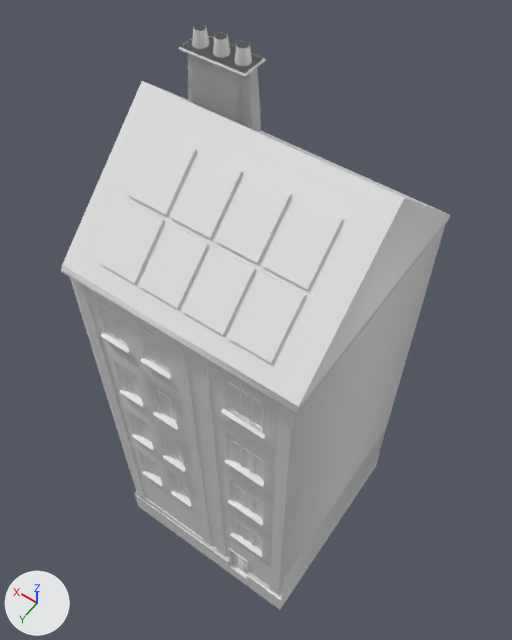
What one commit did to the Blender file rnc_source_files/Apartments/Variant1/Straight9/rnc_apt_v1_s9_c1_f5.blend.
Rendered twice from a camera (50 mm lens) standing at (-9.4, 13.5, 34.6) and looking at (0.7, -0.7, 12.3). Every picture has the same lights, and +X, +Y and +Z are marked at lower left. Materials are left out; every surface is plain grey.

Objects in the first picture: '1_Chimney-2', '1_Frame_Ground-Floor', '1_Roof', '1_Solar-Panel', '1_Upper-Floors', '2_Chimney-2', '3_Chimney-2'.
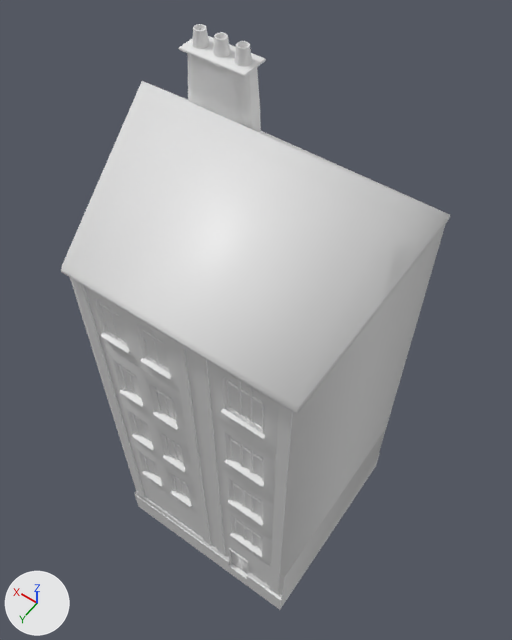
What differs and where, as boxes [x1, y1, x2, y2] in the pictures (512 x 640 px):
'1_Solar-Panel', deleted: before [98, 131, 343, 363]
'1_Chimney-2', deleted: before [157, 24, 445, 213]
'3_Chimney-2', deleted: before [148, 36, 443, 212]
'2_Chimney-2', deleted: before [193, 24, 249, 48]
part 1 of me_plane_030, added: after [234, 41, 252, 66]
part 2 of me_plane_030, added: after [213, 32, 230, 57]
part 3 of me_plane_030, added: after [192, 24, 209, 49]
part 4 of me_plane_030, built on: before [63, 95, 404, 407]; after [63, 36, 438, 407]

The change, as a list of edits to the scene's bpy script:
```text
Change me_plane_030:
    used by ob_1_roof; parent = ob_roof; location = (0.0, 0.0, 0.0)
    remove me_plane_030.from_pydata(...)  # 26 vertices, 25 faces; spans x -4.51..4.5, y -4.74..4.74, z 17.5..22.0
    add me_plane_030.from_pydata(...)  # 286 vertices, 296 faces; spans x -4.51..4.5, y -4.74..4.74, z 17.5..23.93
    me_plane_030 part 1: a new loose piece of 64 vertices spanning x 0.99..1.49, y -1.05..-0.55, z 23.43..23.93
    me_plane_030 part 2: a new loose piece of 64 vertices spanning x 1.74..2.24, y -1.05..-0.55, z 23.43..23.93
    me_plane_030 part 3: a new loose piece of 64 vertices spanning x 2.49..2.99, y -1.05..-0.55, z 23.43..23.93
    me_plane_030 part 4
    4 vertices are removed from x -4.5..4.5, y 0.0..4.63, z 17.83..22.0
    1 face is deleted
    72 vertices are added at x 0.79..3.19, y -1.3..-0.3, z 20.83..23.43
    86 new faces join them
Remove ob_1_chimney_2:
    ob_1_chimney_2 = bpy.data.objects.new('1_Chimney-2', me_cube_061)
    ob_1_chimney_2.parent = ob_chimney_2
    ob_1_chimney_2.location = (0.0, 0.0, 0.0)
Remove ob_2_chimney_2:
    ob_2_chimney_2 = bpy.data.objects.new('2_Chimney-2', me_cube_062)
    ob_2_chimney_2.parent = ob_chimney_2
    ob_2_chimney_2.location = (0.0, 0.0, 0.0)
Remove ob_3_chimney_2:
    ob_3_chimney_2 = bpy.data.objects.new('3_Chimney-2', me_cube_063)
    ob_3_chimney_2.parent = ob_chimney_2
    ob_3_chimney_2.location = (0.0, 0.0, 0.0)
Remove ob_1_solar_panel:
    ob_1_solar_panel = bpy.data.objects.new('1_Solar-Panel', me_cube_068)
    ob_1_solar_panel.parent = ob_solar_panel
    ob_1_solar_panel.location = (0.0, 0.0, 0.0)
```
